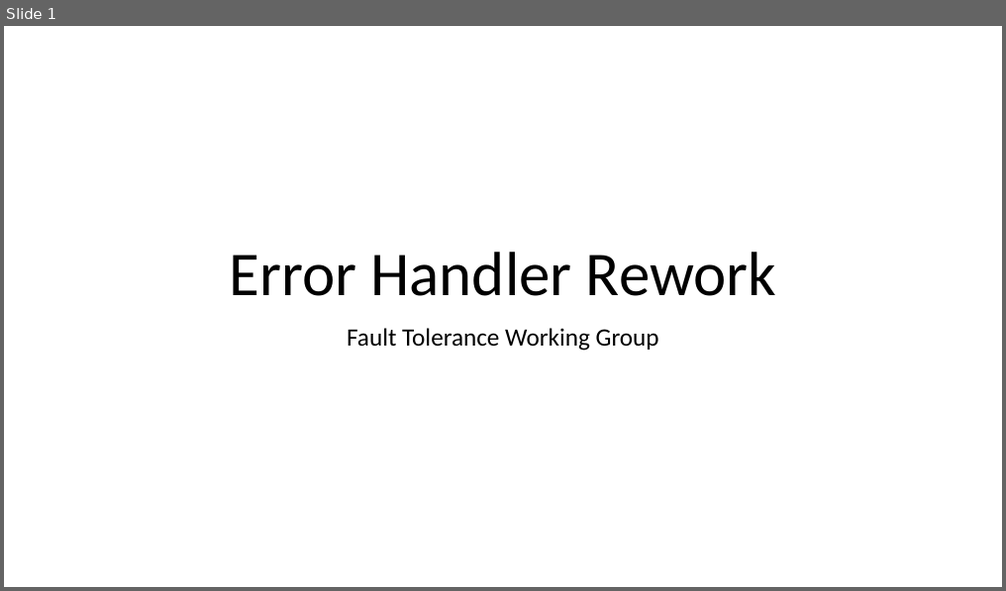
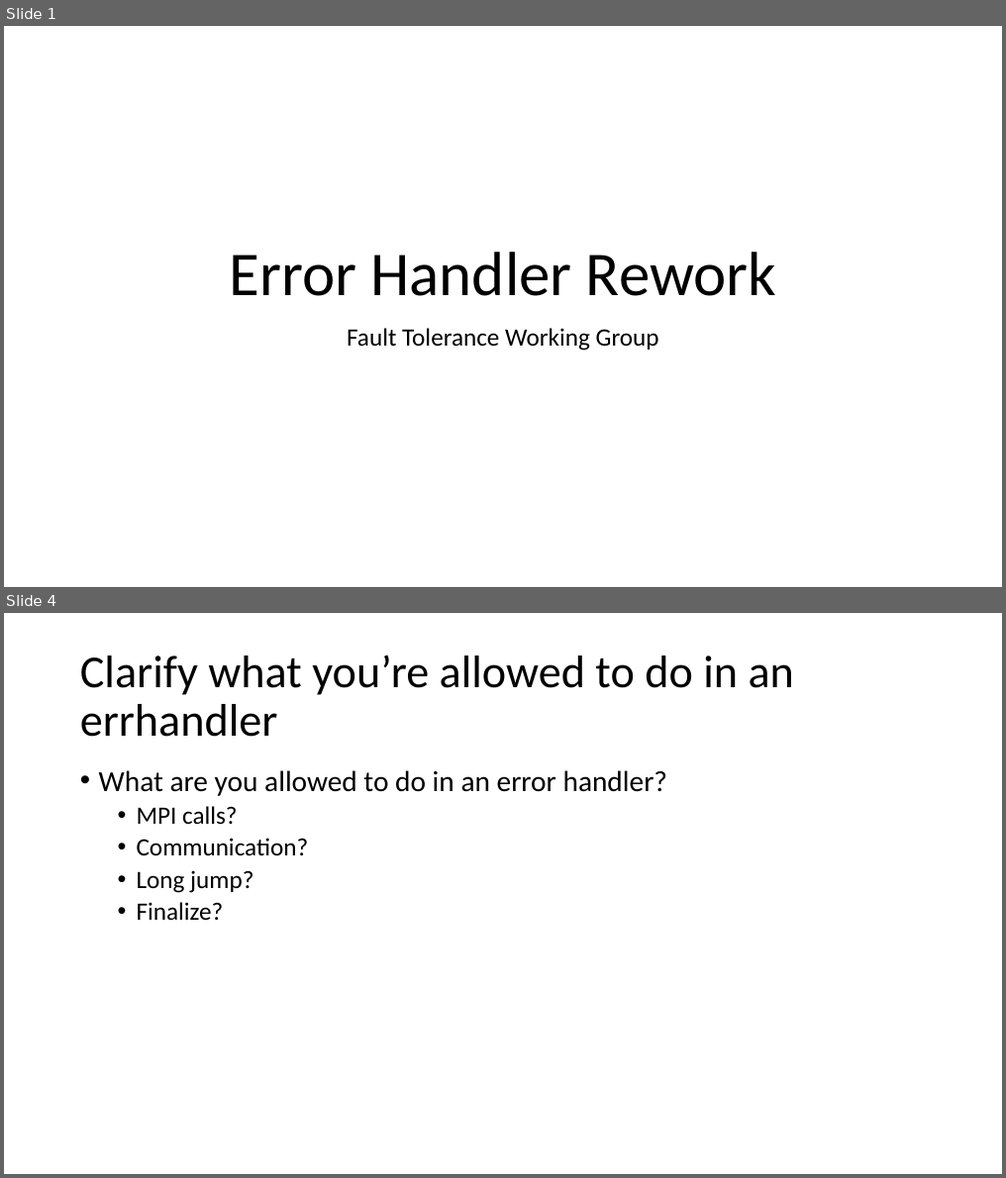
Before and after one commit to mpiwg-ft/ft-issues, a slide deck: slides/2016-06-09 Error Handler Plenary.pptx. Shown one above the other, each under a label of ours: slide 1 before the commit, slides 1 and 4 after it; the slides between them are not shown. The pictures are 1006x591 and 1006x1178 pixels, drawn with LibreOffice and Linux fonts; fonts in the diff are those of the drawing. Boxes give left, top, right and bottom in pixels: in the first picture for what was removed or moved away, otherwise in the second. Text is boxed around its words. In the diff, an @@ line names an element or a change of style, - is before the commit and + after.

```diff
--- a/slides/2016-06-09 Error Handler Plenary.pptx
+++ b/slides/2016-06-09 Error Handler Plenary.pptx
@@ slide 4 added at (4, 613, 1002, 1174), background #FFFFFF @@
@@ title added at (80, 655, 794, 737), 44 pt, text #000000 @@
+Clarify what you’re allowed to do in an errhandler
@@ text added at (99, 770, 668, 921), 24 pt, text #000000 @@
+• What are you allowed to do in an error handler?
+  • MPI calls?
+  • Communication?
+  • Long jump?
+  • Finalize?
```
Also in this commit, not shown: 8 slides changed, 5 other slides added, 1 slide removed, 1 other file.
